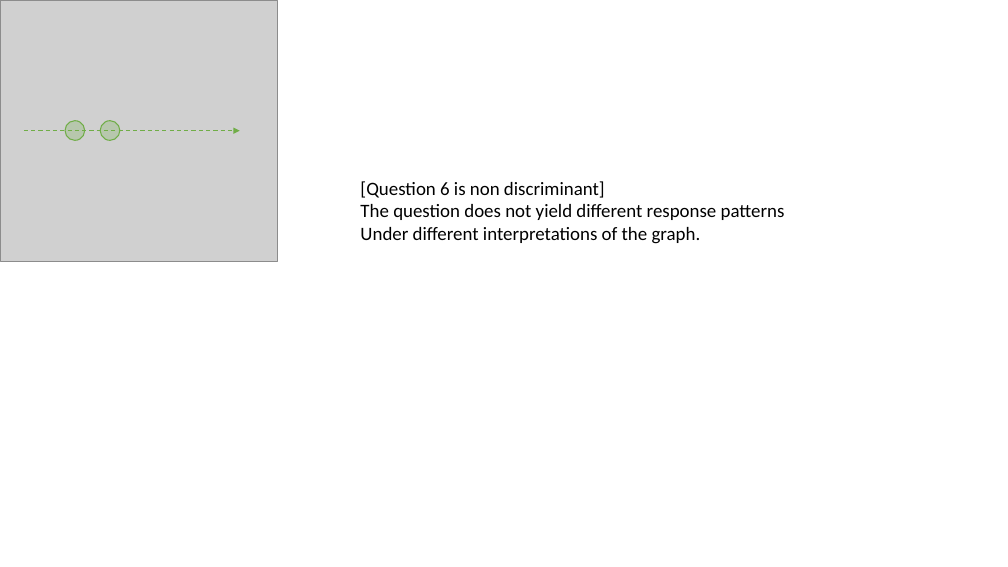
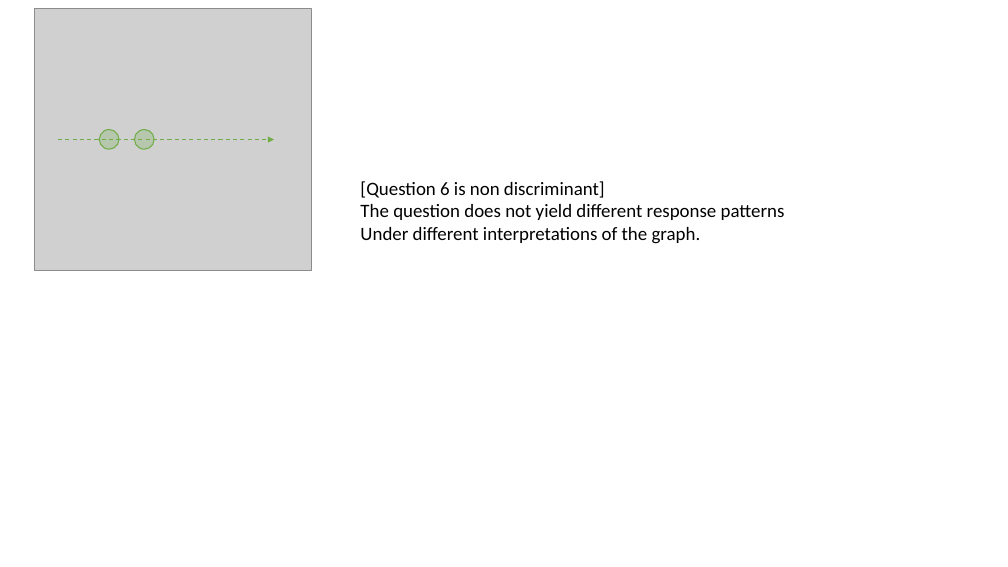
Before and after one commit to madebyafox/SGC-X, a slide deck: slide 5 of ANALYSIS/MAIN/analysis/SGC3A/static/keys/_test_phase.pptx. Drawn at 1008x567 pixels with LibreOffice and Linux fonts; fonts in the diff are those of the drawing; grey boxes stand for pictures. Boxes give left, top, right and bottom in pixels: in the first picture for what was removed or moved away, otherwise in the second. Text is boxed around its words. In the diff, an @@ line names an element or a change of style, - is before the commit and + after.

```diff
--- a/ANALYSIS/MAIN/analysis/SGC3A/static/keys/_test_phase.pptx
+++ b/ANALYSIS/MAIN/analysis/SGC3A/static/keys/_test_phase.pptx
@@ 2 ellipses, 1 picture, 1 arrow: place and size @@
-2 ellipses, 1 picture, 1 arrow at (0, 0, 278, 261)
+2 ellipses, 1 picture, 1 arrow at (34, 9, 312, 270)
```
Also in this commit, not shown: 26 other files.
